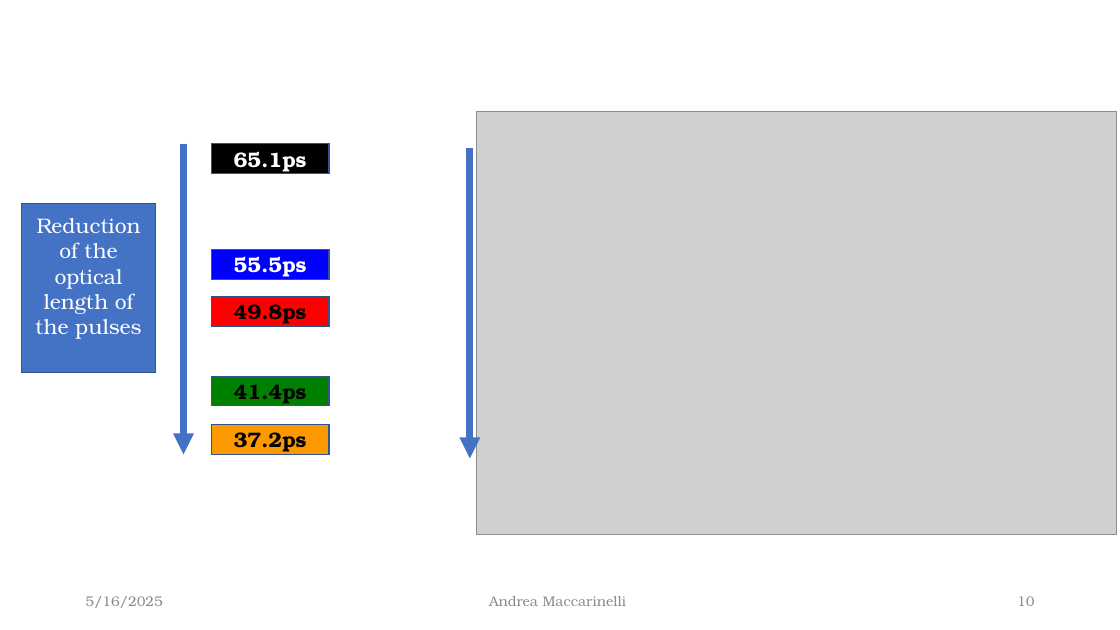
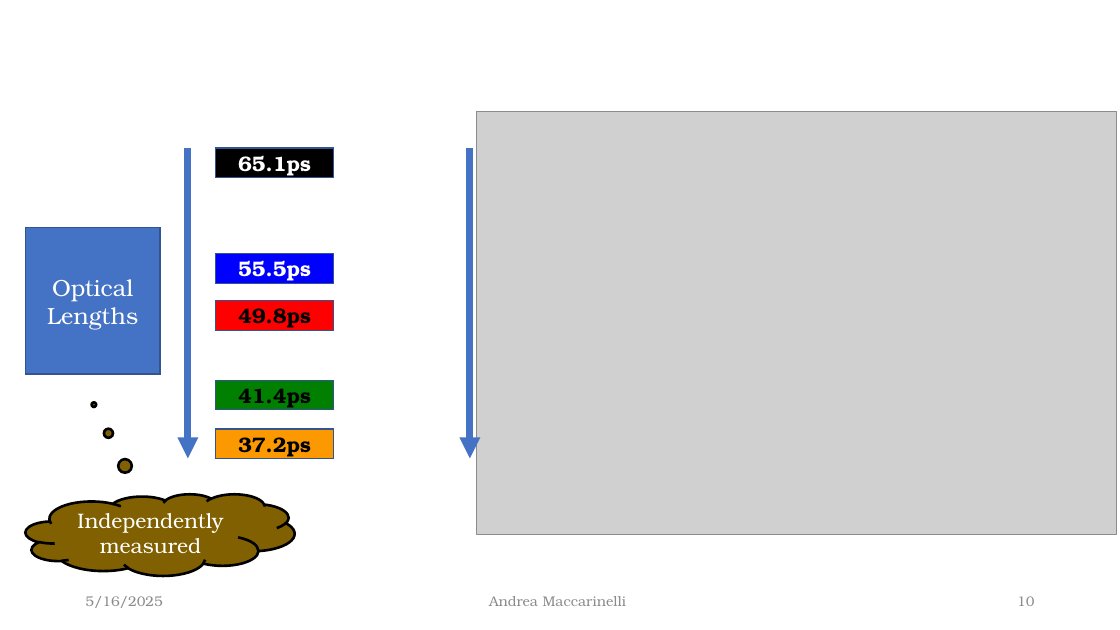
Before and after one commit to McMysterio23/MSc-Project, a slide deck: slide 10 of Midterm_Presentation/The effect of temporal jitter on single photon_v01_WL.pptx. Drawn at 1120x630 pixels with LibreOffice and Linux fonts; fonts in the diff are those of the drawing; grey boxes stand for pictures. Boxes give left, top, right and bottom in pixels: in the first picture for what was removed or moved away, otherwise in the second. Text is boxed around its words. In the diff, an @@ line names an element or a change of style, - is before the commit and + after.

```diff
--- a/Midterm_Presentation/The effect of temporal jitter on single photon_v01_WL.pptx
+++ b/Midterm_Presentation/The effect of temporal jitter on single photon_v01_WL.pptx
@@ 5 rectangles, 1 arrow: place and size @@
-5 rectangles, 1 arrow at <box>183,144,329,455</box>
+5 rectangles, 1 arrow at <box>188,148,334,459</box>
@@ rectangle "Optical Lengths": place and size @@
-rectangle "Optical Lengths" at <box>21,204,155,373</box>
+rectangle "Optical Lengths" at <box>25,228,160,374</box>
@@ text in rectangle at <box>47,279,138,329</box>: text changed; size 18 to 20 pt @@
-Reduction of the optical length of the pulses
+Optical Lengths
@@ thought cloud added at <box>25,494,294,576</box>, fill #806000, outline #000000 2.25 pt, 18 pt, text #FFFFFF @@
+Independently measured
```
Also in this commit, not shown: 10 other slides changed, 1 slide removed.
